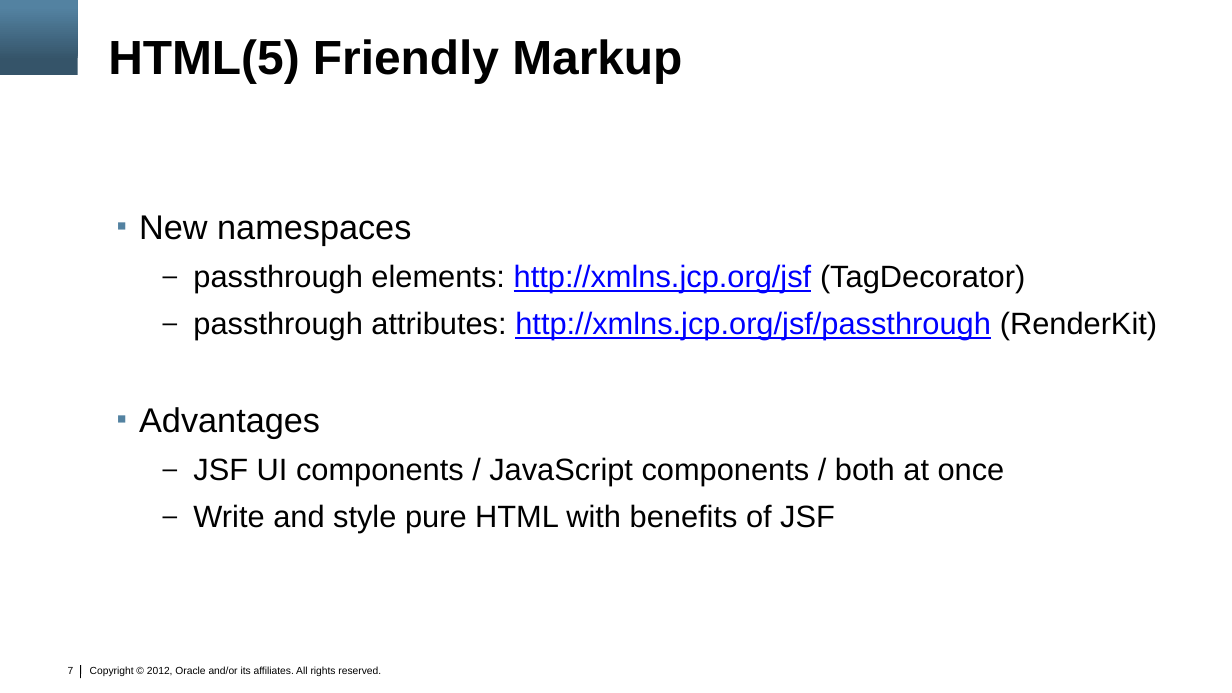
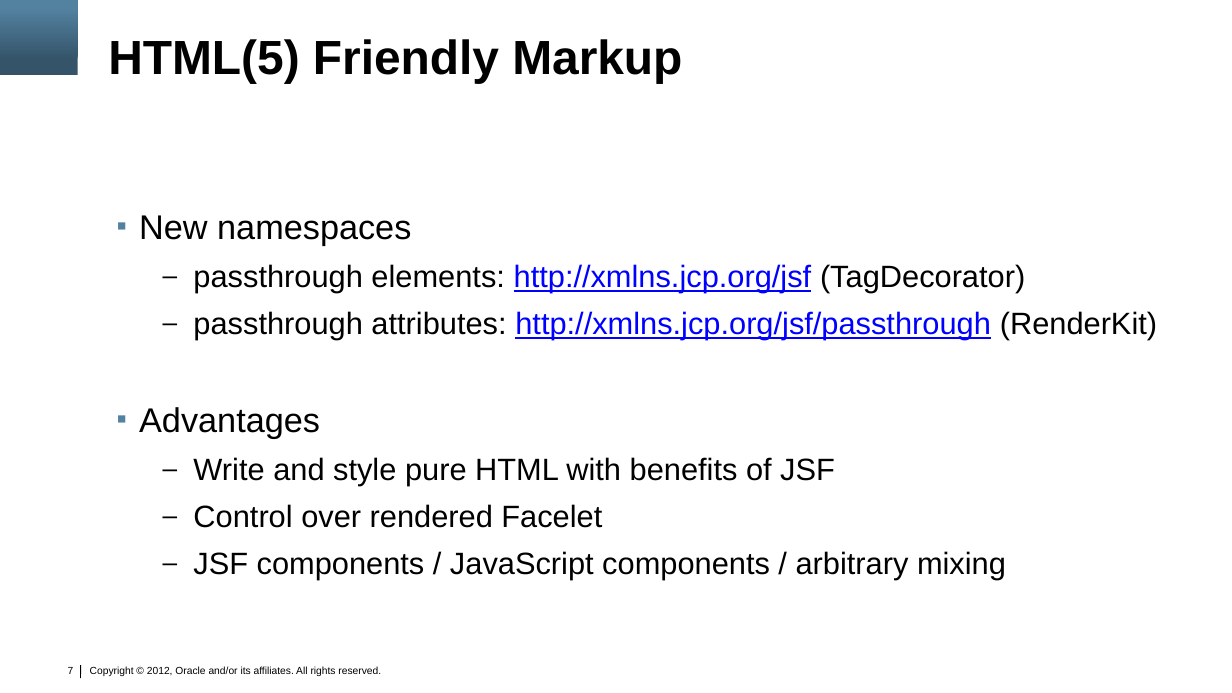
Before and after one commit to marfous/j1demo-pf, a slide deck: slide 7 of con3638.pptx. Drawn at 1232x693 pixels with LibreOffice and Linux fonts; fonts in the diff are those of the drawing; background and template pictures are left out. Boxes give left, top, right and bottom in pixels: in the first picture for what was removed or moved away, otherwise in the second. Text is boxed around its words. In the diff, an @@ line names an element or a change of style, - is before the commit and + after.

Commit message:
Updated text of tips Nr. 1, 2, 3

```diff
--- a/con3638.pptx
+++ b/con3638.pptx
@@ text at bbox=[193, 457, 1005, 485]: paragraph removed @@
-  – JSF UI components / JavaScript components / both at once
@@ text at bbox=[193, 504, 1006, 580]: paragraphs added @@
+  – Control over rendered Facelet
+  – JSF components / JavaScript components / arbitrary mixing
```
Also in this commit, not shown: 4 other slides changed.
